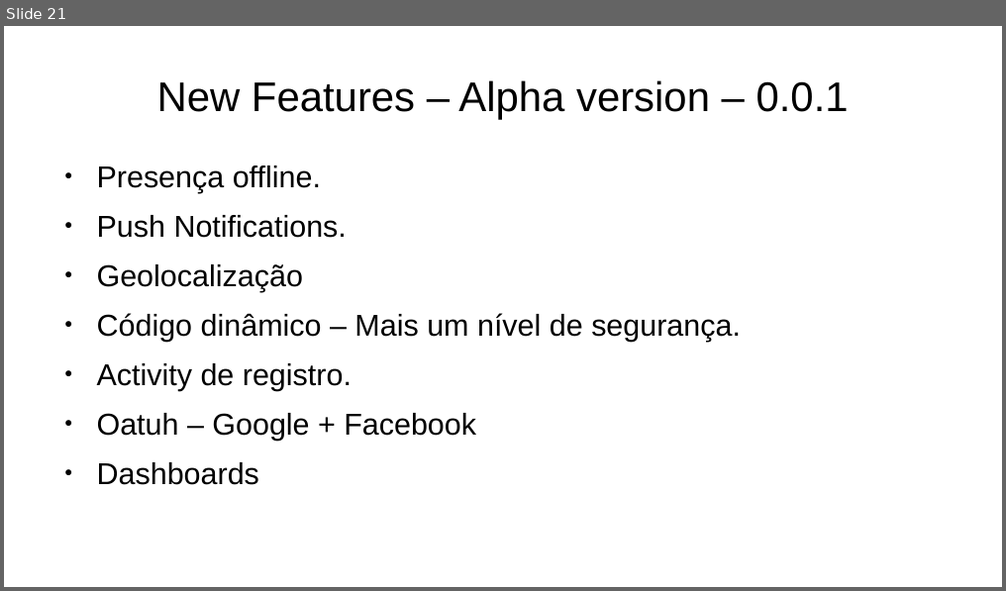
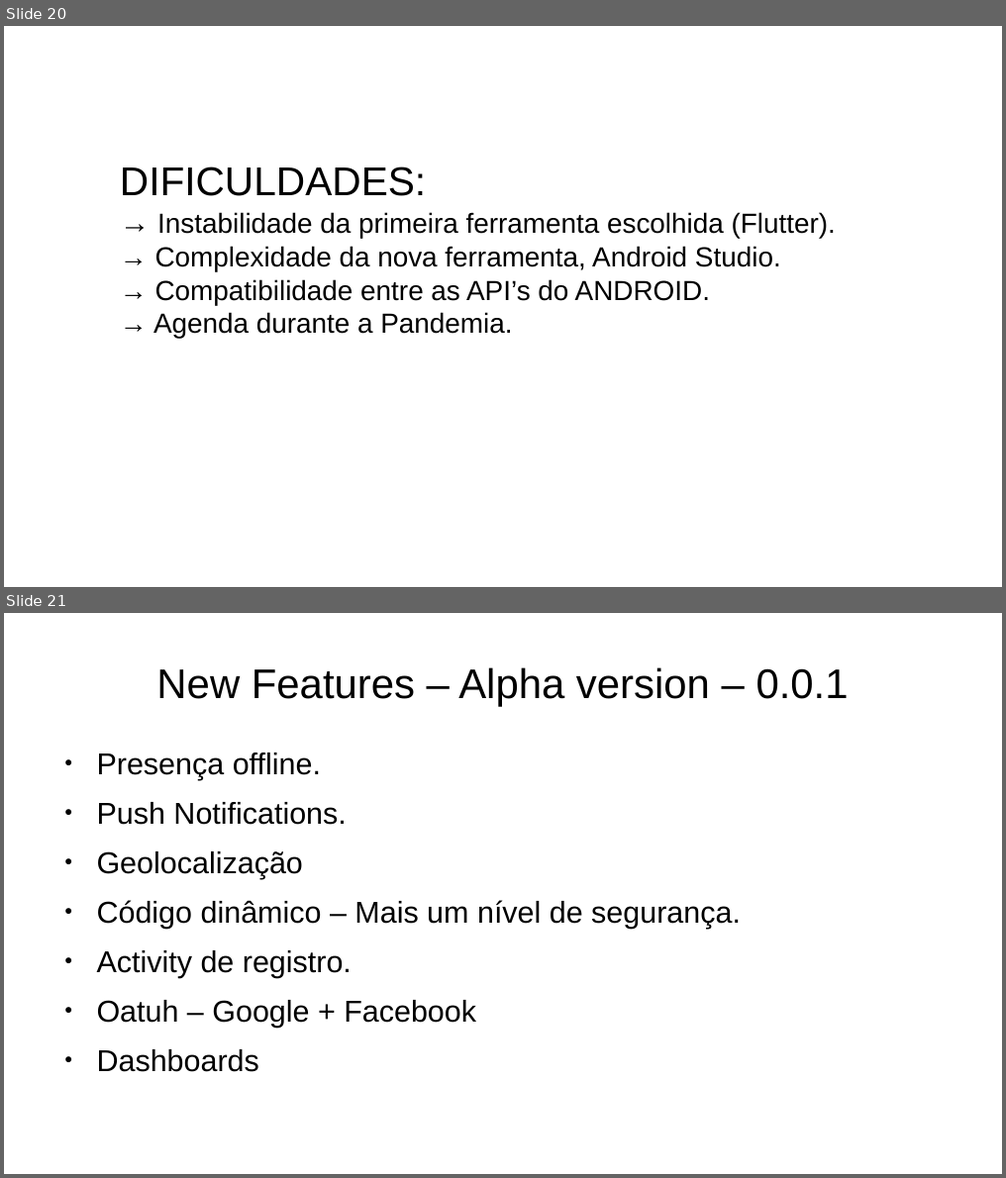
Before and after one commit to GabrielEngSist/UNA, a slide deck: 2020-02/Projeto Interdisciplinar/ProjetoFinal/PocMeetCheckerPI.ppsx. Shown one above the other, each under a label of ours: slide 21 before the commit, slides 20 and 21 after it. The pictures are 1006x591 and 1006x1178 pixels, drawn with LibreOffice and Linux fonts; fonts in the diff are those of the drawing; background and template pictures are left out. Boxes give left, top, right and bottom in pixels: in the first picture for what was removed or moved away, otherwise in the second. Text is boxed around its words. In the diff, an @@ line names an element or a change of style, - is before the commit and + after.

```diff
--- a/2020-02/Projeto Interdisciplinar/ProjetoFinal/PocMeetCheckerPI.ppsx
+++ b/2020-02/Projeto Interdisciplinar/ProjetoFinal/PocMeetCheckerPI.ppsx
@@ slide 20 added at (4, 26, 1002, 587), background picture (left out) @@
@@ text added at (120, 167, 836, 339), 22 pt, text #000000 @@
+DIFICULDADES:
+→ Instabilidade da primeira ferramenta escolhida (Flutter).
+→ Complexidade da nova ferramenta, Android Studio.
+→ Compatibilidade entre as API’s do ANDROID.
+→ Agenda durante a Pandemia.
```
Also in this commit, not shown: 1 slide removed, 35 other files.
